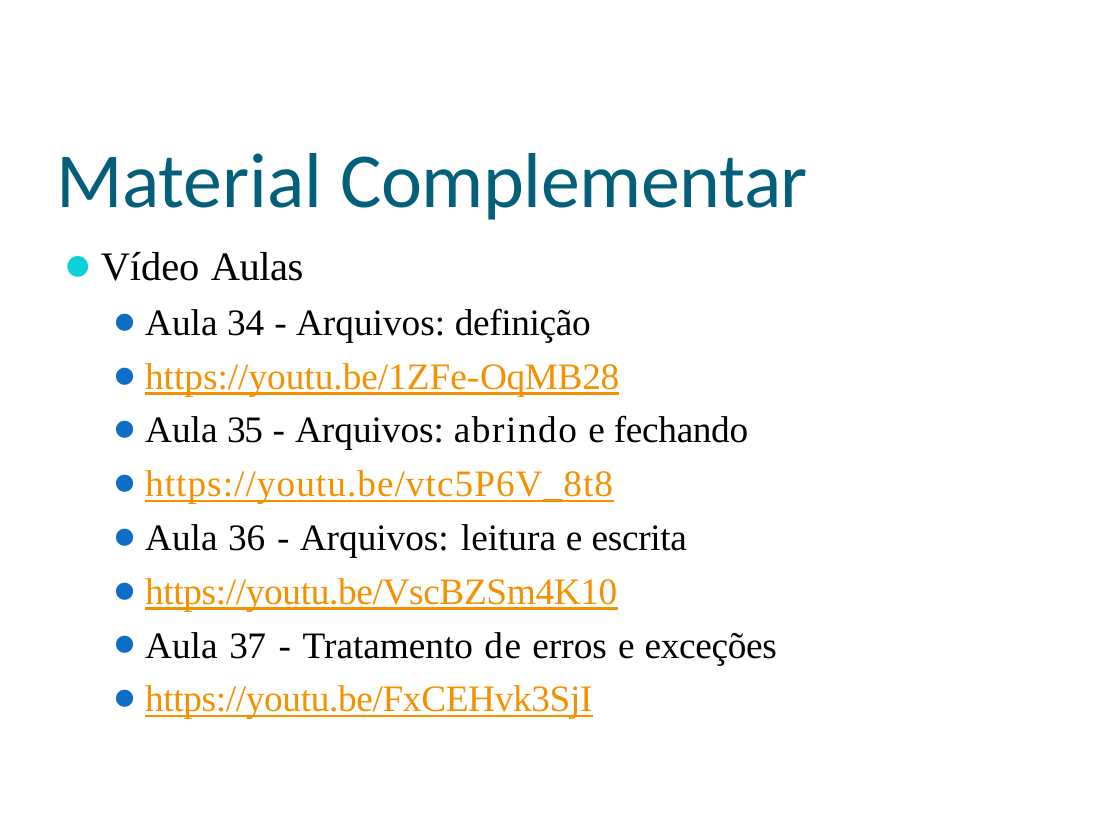
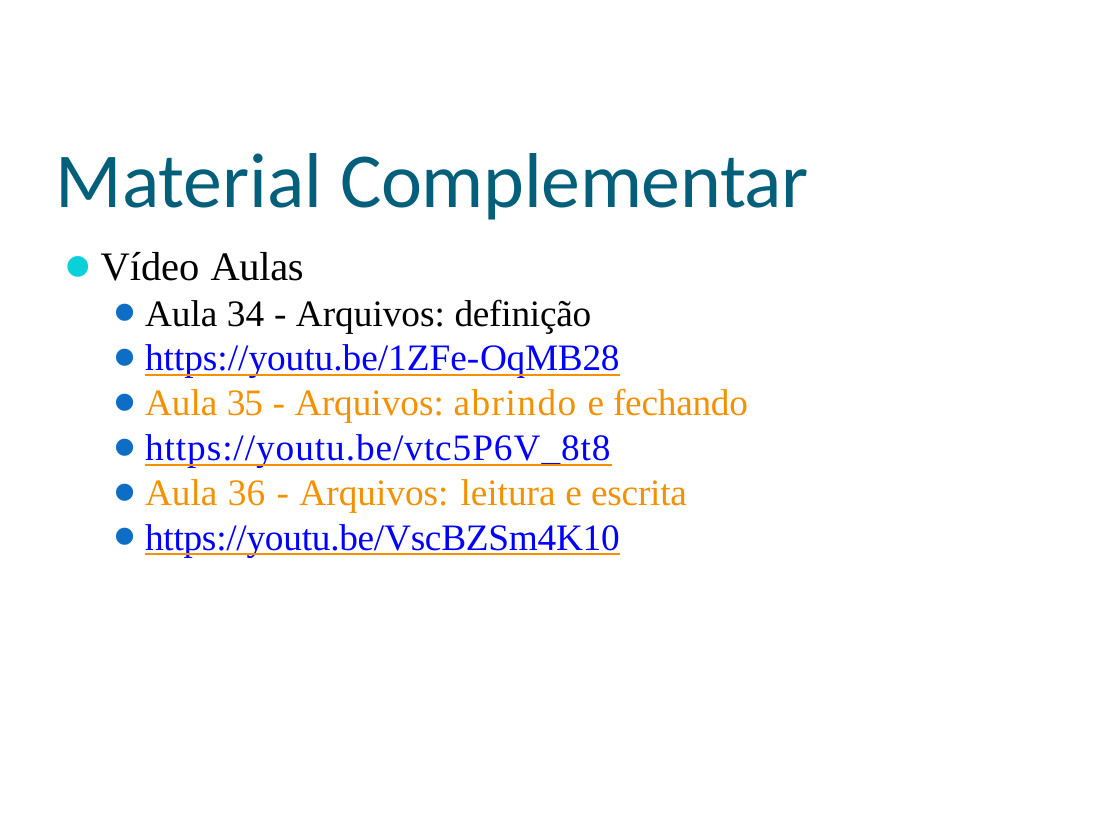
Before and after one commit to eduardocunha11/firstblog, a slide deck: slide 28 of aulas/pc1/AulaPython09-Arquivos.pptx (slide 38 before the commit). Drawn at 1120x840 pixels with LibreOffice and Linux fonts; fonts in the diff are those of the drawing; background and template pictures are left out. Boxes give left, top, right and bottom in pixels: in the first picture for what was removed or moved away, otherwise in the second. Text is boxed around its words. In the diff, an @@ line names an element or a change of style, - is before the commit and + after.

Commit message:
arquivos

```diff
--- a/aulas/pc1/AulaPython09-Arquivos.pptx
+++ b/aulas/pc1/AulaPython09-Arquivos.pptx
@@ text "Vídeo Aulas" at (x1=101, y1=252, x2=748, y2=557): text colour #F49100 to #0000FF in "https://youtu.be/1ZFe-OqMB28", "https://youtu.be/vtc5P6V_8t8", "https://youtu.be/VscBZSm4K10"; text colour #000000 to #F49100 in "Aula 35 - Arquivos: abrindo e fechando", "Aula 36 - Arquivos: leitura e escrita"; letter spacing -0.5 to -0.4 pt in "35"; less space between paragraphs @@
@@ text at (x1=145, y1=632, x2=777, y2=719): paragraphs removed @@
-  ⚫ Aula 37 - Tratamento de erros e exceções
-  ⚫ https://youtu.be/FxCEHvk3SjI
```
Also in this commit, not shown: 27 other slides changed, 10 slides removed, 1 other file.
